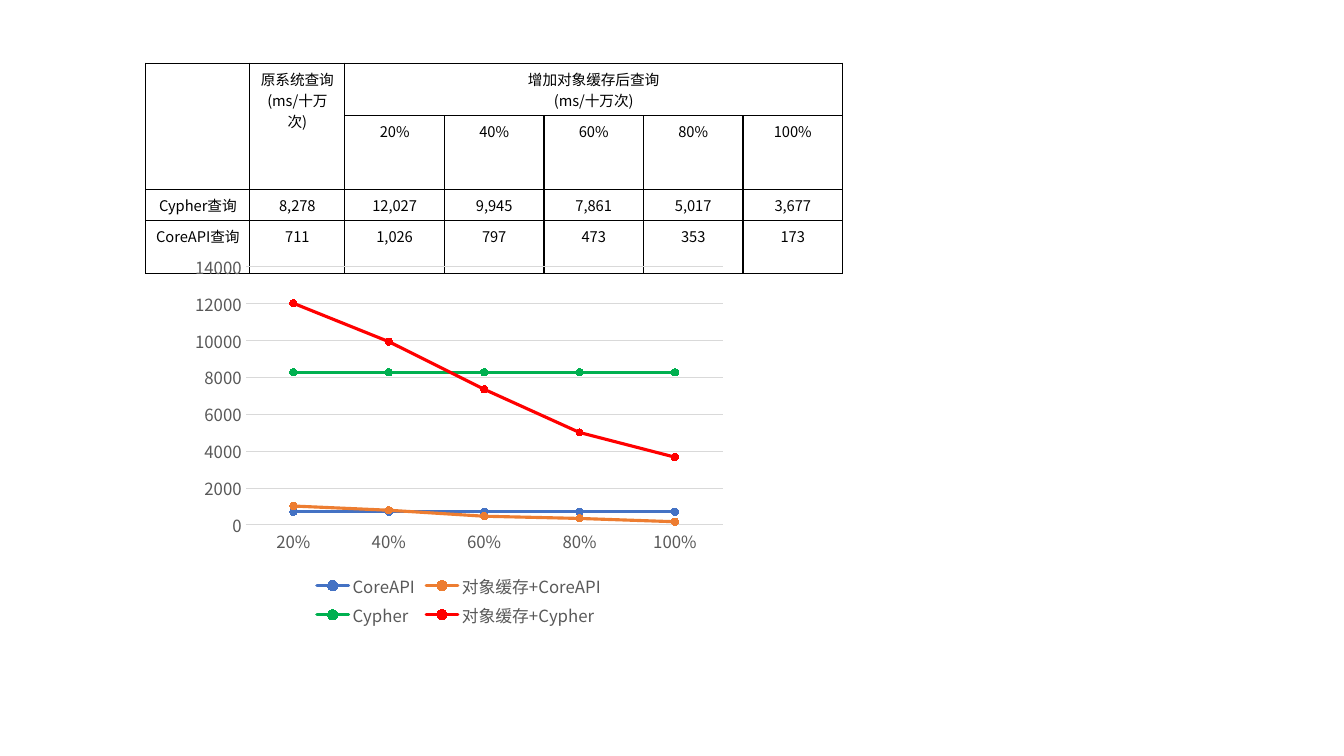
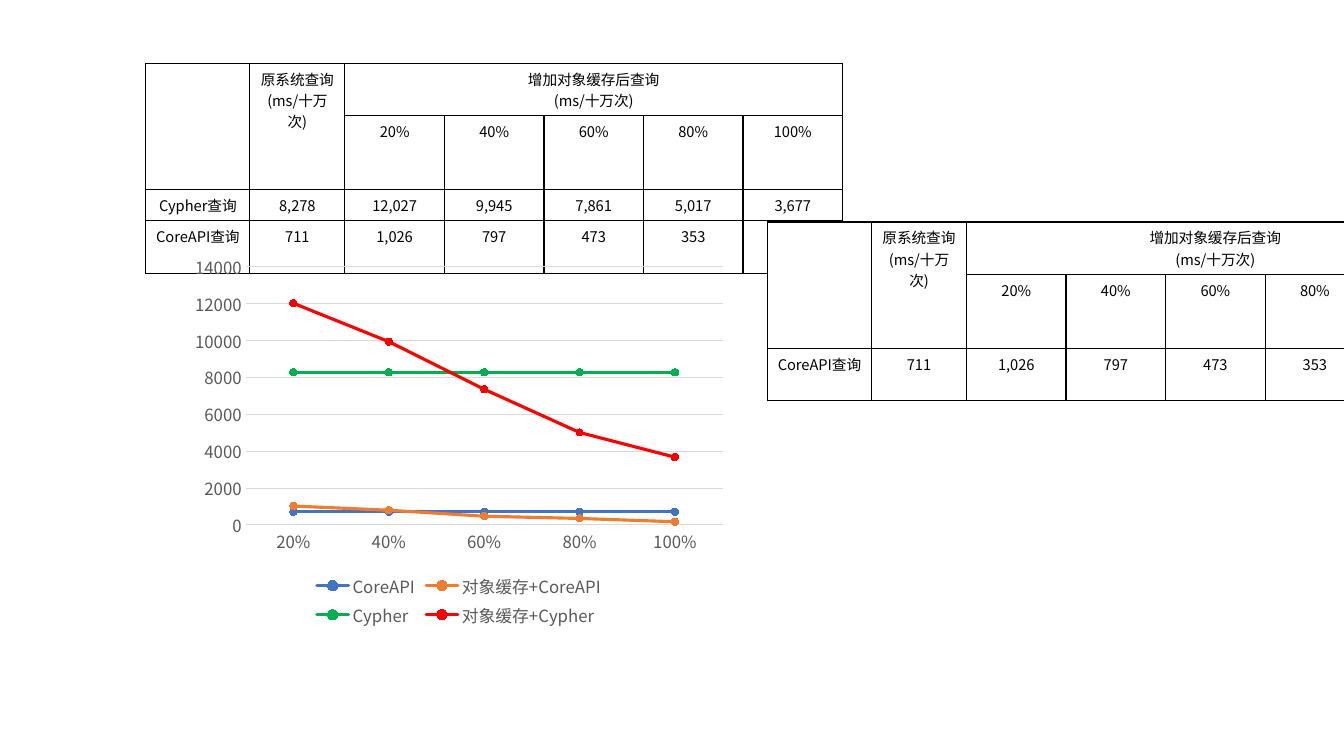
Before and after one commit to yayadi23/BIM, a slide deck: slide 58 of 毕业论文资料/毕业论文图 [自动保存的].pptx. Drawn at 1344x756 pixels with LibreOffice and Linux fonts; fonts in the diff are those of the drawing. Boxes give left, top, right and bottom in pixels: in the first picture for what was removed or moved away, otherwise in the second. Text is boxed around its words. In the diff, an @@ line names an element or a change of style, - is before the commit and + after.

```diff
--- a/毕业论文资料/毕业论文图 [自动保存的].pptx
+++ b/毕业论文资料/毕业论文图 [自动保存的].pptx
@@ table added at <box>767,222,1344,377</box>, 3 rows, 7 columns @@
+ | 原系统查询(ms/十万次) | 增加对象缓存后查询 / (ms/十万次) |  |  |  | 
+ |  | 20% | 40% | 60% | 80% | 100%
+CoreAPI查询 | 711 | 1,026 | 797 | 473 | 353 | 173
```
Also in this commit, not shown: 1 other slide changed, 6 other files.
